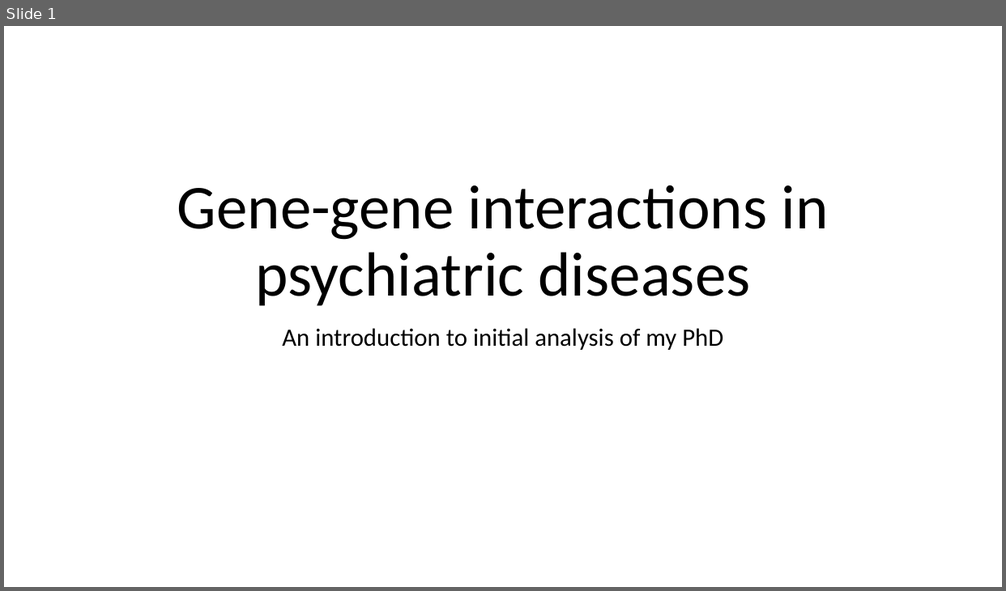
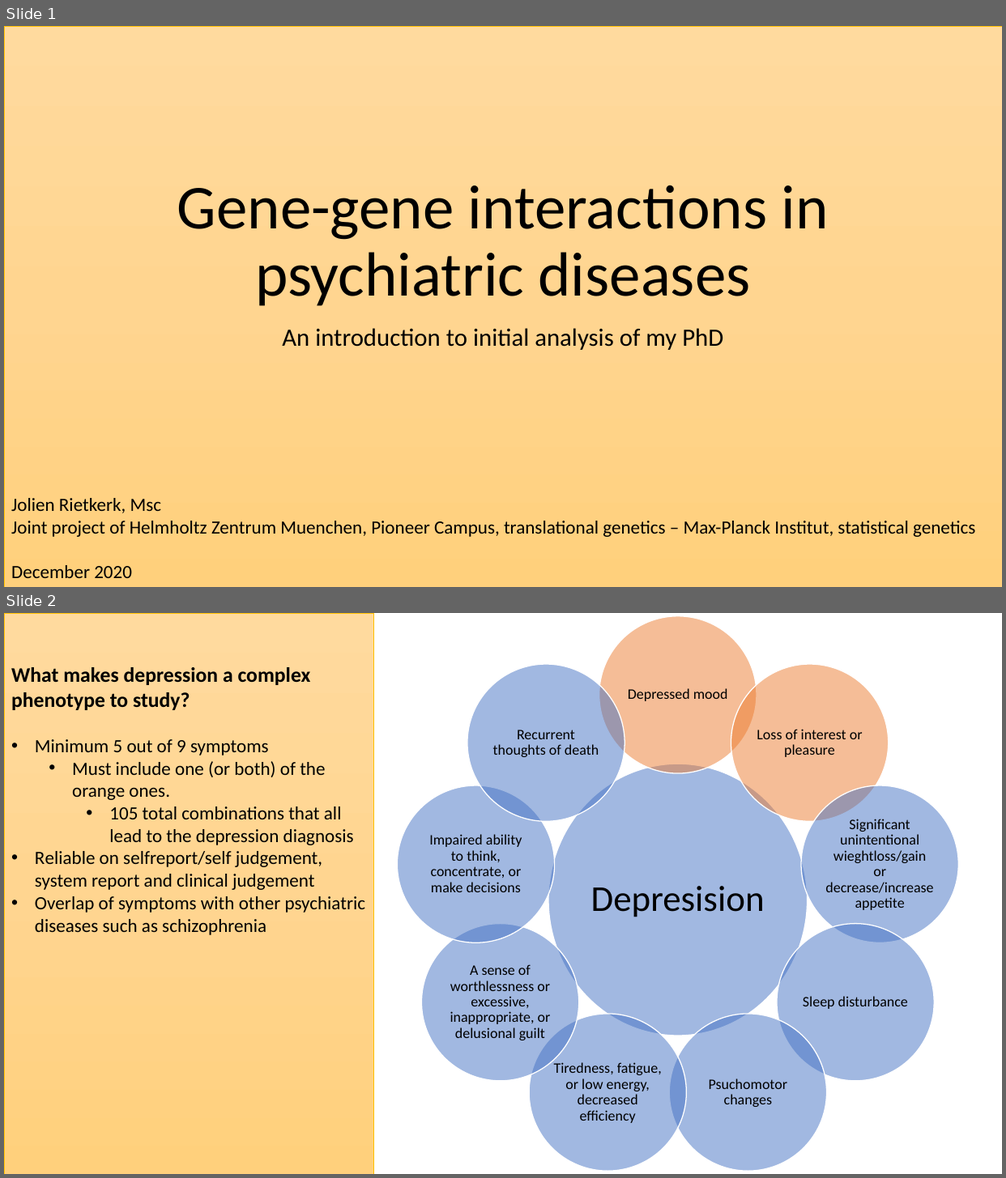
Before and after one commit to JolienRietkerk/PhD, a slide deck: doc/PhD intro to MPI.pptx. Shown one above the other, each under a label of ours: slide 1 before the commit, slides 1 and 2 after it. The pictures are 1006x591 and 1006x1178 pixels, drawn with LibreOffice and Linux fonts; fonts in the diff are those of the drawing. Boxes give left, top, right and bottom in pixels: in the first picture for what was removed or moved away, otherwise in the second. Text is boxed around its words. In the diff, an @@ line names an element or a change of style, - is before the commit and + after.

```diff
--- a/doc/PhD intro to MPI.pptx
+++ b/doc/PhD intro to MPI.pptx
@@ slide 2 added at (4, 613, 1002, 1174), background #FFFFFF @@
@@ rectangle added at (4, 613, 374, 1174), fill gradient #FFDB9E to #FFD590 to #FFD07C, outline #FFC000 0.5 pt, 18 pt, text #000000 @@
+What makes depression a complex phenotype to study?
+• Minimum 5 out of 9 symptoms
+  • Must include one (or both) of the orange ones.
+    • 105 total combinations that all lead to the depression diagnosis
+• Reliable on selfreport/self judgement, system report and clinical judgement
+• Overlap of symptoms with other psychiatric diseases such as schizophrenia
@@ group added at (397, 616, 958, 1171): 10 ellipses, 10 texts @@
+Depresision
+Depressed mood
+Loss of interest or pleasure
+Significant unintentional wieghtloss/gain or decrease/increase appetite
+Sleep disturbance
+Psuchomotor changes
+Tiredness, fatigue, or low energy, decreased efficiency
+A sense of worthlessness or excessive, inappropriate, or delusional guilt
+Impaired ability to think, concentrate, or make decisions
+Recurrent thoughts of death
@@ slide 1 changed as well @@
@@ rectangle added at (4, 26, 1002, 587), fill gradient #FFDB9E to #FFD590 to #FFD07C, outline #FFC000 0.5 pt @@
@@ text added at (11, 498, 975, 578), 18 pt, text #000000 @@
+Jolien Rietkerk, Msc
+Joint project of Helmholtz Zentrum Muenchen, Pioneer Campus, translational genetics – Max-Planck Institut, statistical genetics
+December 2020
```
Also in this commit, not shown: 3 other slides changed, 10 other slides added, 3 slides removed.
